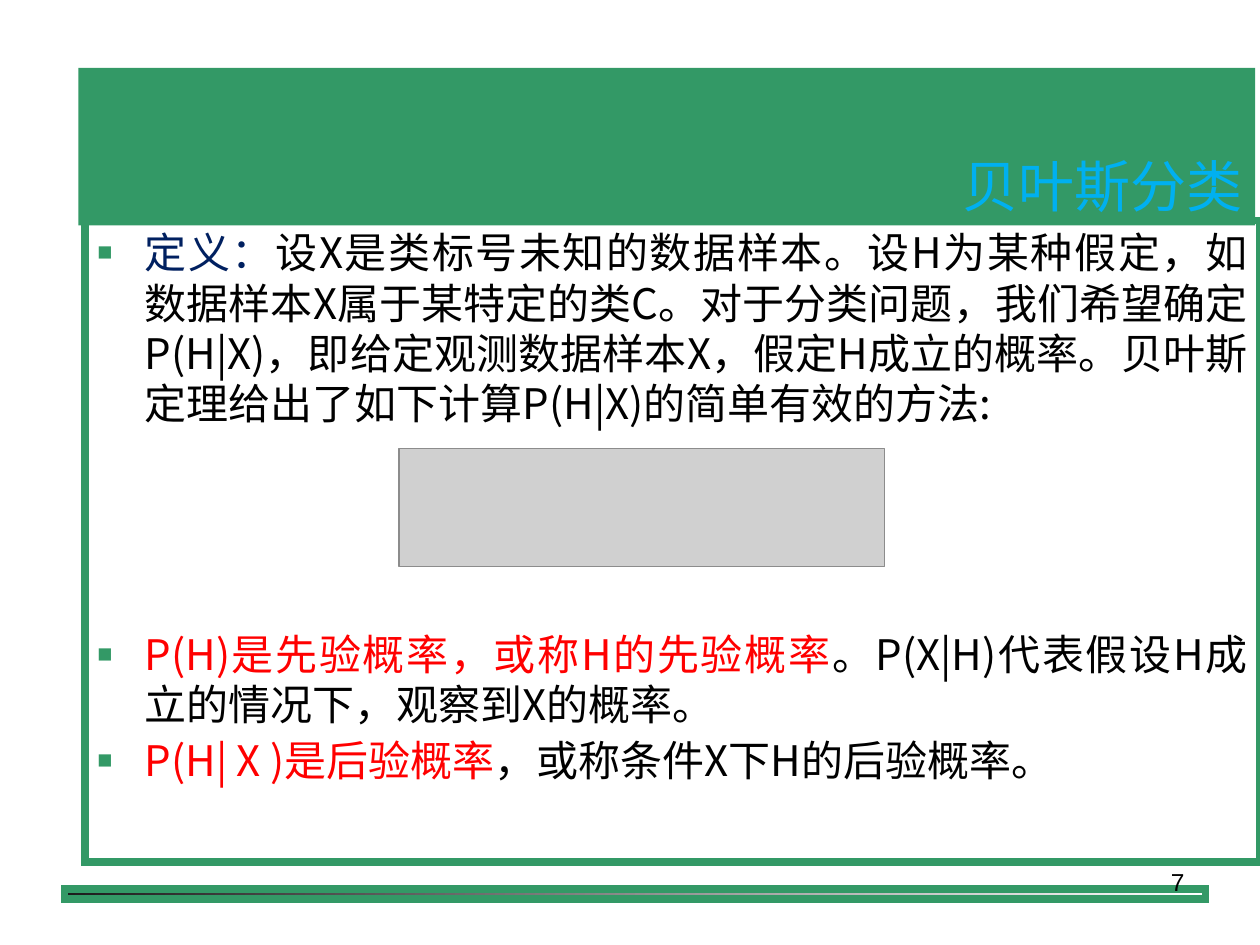
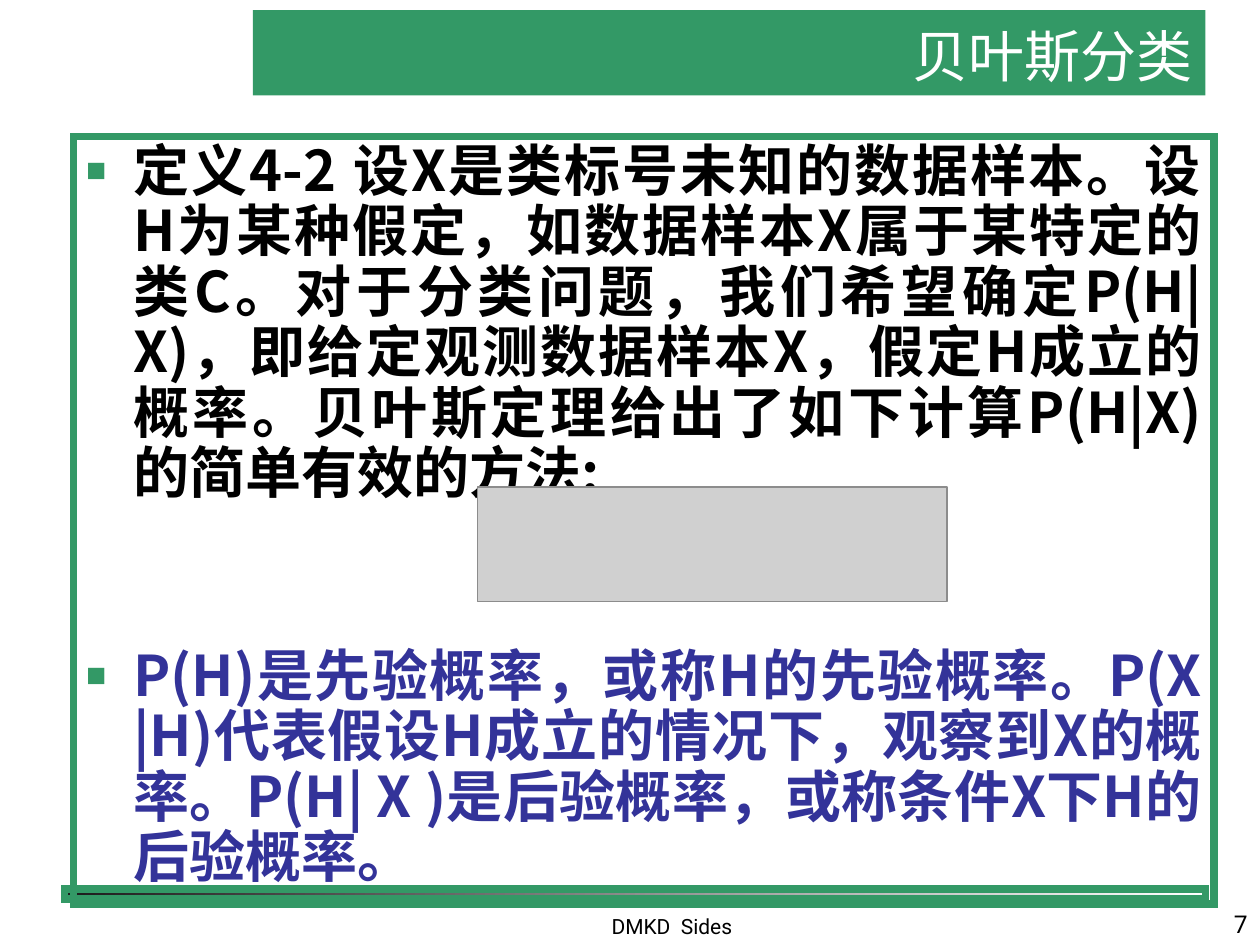
Before and after one commit to shfkuang/shfkuang.github.io, a slide deck: slide 7 of dm/ch4.4.ppt. Drawn at 1260x945 pixels with LibreOffice and Linux fonts; fonts in the diff are those of the drawing; grey boxes stand for pictures; background and template pictures are left out. Boxes give left, top, right and bottom in pixels: in the first picture for what was removed or moved away, otherwise in the second. Text is boxed around its words. In the diff, an @@ line names an element or a change of style, - is before the commit and + after.

```diff
--- a/dm/ch4.4.ppt
+++ b/dm/ch4.4.ppt
@@ title "贝叶斯分类": place and size @@
-title "贝叶斯分类" at [78,68,1255,226]
+title "贝叶斯分类" at [253,10,1206,96]
@@ title "贝叶斯分类" at [253,10,1206,96]: text colour #00B0F0 to #FFFFFF @@
@@ text "定义4-2 设X是类标号未知的数据样本。设H为某种假定，如数据样本X属于某特定的类C。对于分类问题，我们希望确定P(H| ...": place and size @@
-text "定义4-2 设X是类标号未知的数据样本。设H为某种假定，如数据样本X属于某特定的类C。对于分类问题，我们希望确定P(H| ..." at [84,220,1260,862]
+text "定义4-2 设X是类标号未知的数据样本。设H为某种假定，如数据样本X属于某特定的类C。对于分类问题，我们希望确定P(H| ..." at [73,136,1215,903]
@@ text at [133,134,1202,892]: text changed; size 24 to 32 pt; font Noto Sans CJK SC to Noto Sans CJK JP; bold on @@
-■ 定义：设X是类标号未知的数据样本。设H为某种假定，如数据样本X属于某特定的类C。对于分类问题，我们希望确定P(H|X)，即给定观测数据样本X，假定H成立的概率。贝叶斯定理给出了如下计算P(H|X)的简单有效的方法:
-■ P(H)是先验概率，或称H的先验概率。P(X|H)代表假设H成立的情况下，观察到X的概率。
-■ P(H| X )是后验概率，或称条件X下H的后验概率。
+■ 定义4-2 设X是类标号未知的数据样本。设H为某种假定，如数据样本X属于某特定的类C。对于分类问题，我们希望确定P(H|X)，即给定观测数据样本X，假定H成立的概率。贝叶斯定理给出了如下计算P(H|X)的简单有效的方法:
+■ P(H)是先验概率，或称H的先验概率。P(X |H)代表假设H成立的情况下，观察到X的概率。P(H| X )是后验概率，或称条件X下H的后验概率。
@@ picture: place and size @@
-picture at [399,449,885,567]
+picture at [478,488,948,602]
@@ page number: place and size @@
-page number at [1171,874,1185,896]
+page number at [1234,915,1248,933]
@@ page number at [1234,915,1248,933]: font Arial to Roboto; vertical alignment top to bottom @@
@@ text added at [612,918,732,935], 12 pt, text #000000 @@
+DMKD Sides
```
Also in this commit, not shown: 3 other slides changed, 1 slide added, 1 other file.
